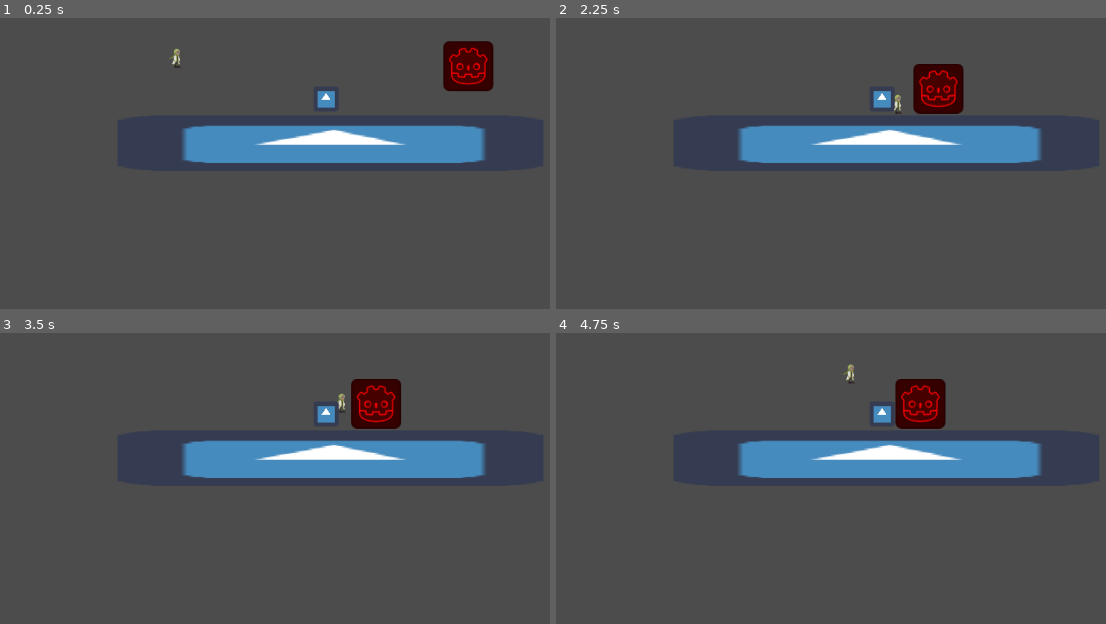
Above: before the commit, frames 1-4 (two rows, left to right).
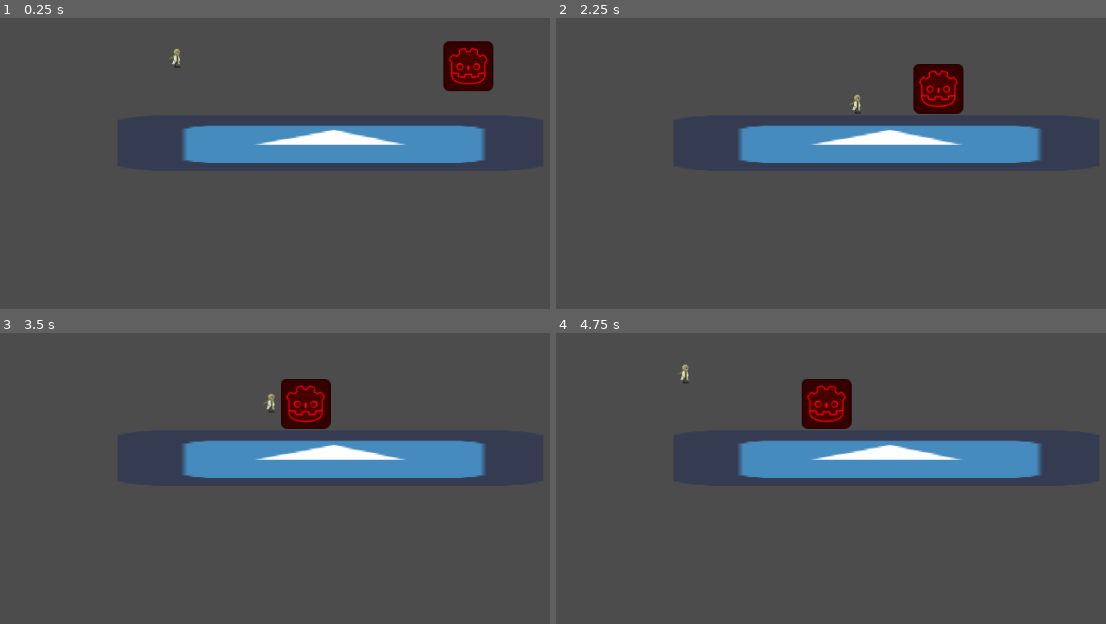
Above: after the commit, the same moments.

Repository: LaurenceTimothyMGarcia/Halloween-Game-Jam-2021
Game: Godot game, scene res://Assets/Scenes/PlayerTester.tscn
Two runs of this game, one before a commit and one after it. Both use one fixed random seed, a clock stepped at 60 frames per second and the inputs below. The project has no main scene, so this scene is started directly. The engine's default icon, where the game draws it, is replaced by a stand-in: a white triangle on a blue panel in a dark square.
Inputs (mouse positions are in pixels of both pictures, inside the frame that each line leads up to):
- Up to frame 1 (0.25 s): no input
- Up to frame 2 (2.25 s): move the mouse to (outside the picture) at 0.52 s; hold D (move_right) 0.53-2.03 s; right-click (outside the picture) at 0.6 s; click (outside the picture) at 0.67 s; tap Space (jump) at 0.77, 1.52 s; move the mouse to (781, 192) at 1.27 s; right-click (781, 192) at 1.35 s; click (781, 192) at 1.42 s; move the mouse to (1018, 67) at 2.02 s; hold A (move_left) from 2.03 s (still down); right-click (1018, 67) at 2.1 s; click (1018, 67) at 2.17 s
- Up to frame 3 (3.5 s): move the mouse to (346, 577) at 2.77 s; release A (move_left) at 2.78 s; hold D (move_right) from 2.78 s (still down); right-click (346, 577) at 2.85 s; click (346, 577) at 2.92 s; tap Space (jump) at 3.02 s
- Up to frame 4 (4.75 s): move the mouse to (outside the picture) at 3.52 s; right-click (outside the picture) at 3.6 s; click (outside the picture) at 3.67 s; tap Space (jump) at 3.77, 4.52 s; move the mouse to (699, 414) at 4.27 s; release D (move_right) at 4.28 s; hold A (move_left) from 4.28 s (still down); right-click (699, 414) at 4.35 s; click (699, 414) at 4.42 s

The runs differ from the first frame. In frame 1, 0.2% of the frame differs, in the area x 57-61%, y 25-31%; in frame 2, 0.3%; in frame 3, 3.3%; in frame 4, 3.4%, in the area x 22-71%, y 10-33%.
Error before the commit: Invalid get index 'position' (on base: 'null instance'). (res://Assets/Scenes/Player.gd:30)

Commit message:
Revert "Merge branch 'Miguel' into Larry"
This reverts commit 7c6c5a7a1503fbde2f510365521542ddc8749be4, reversing
changes made to c0e2ad7b9f8ac3458e875e08a4f06ee9030c952e.

Diff:
--- a/Assets/Scenes/BoxTester.gd
+++ /dev/null
@@ -1,24 +0,0 @@
-extends Node2D
-
-
-# Declare member variables here. Examples:
-# var a = 2
-# var b = "text"
-
-
-# Called when the node enters the scene tree for the first time.
-func _ready():
-	pass # Replace with function body.
-
-
-# Called every frame. 'delta' is the elapsed time since the previous frame.
-#func _process(delta):
-#	pass
-
-
-func _on_Button_pressed():
-	$"The Box".getPickedUp($grabPoint, 0)
-
-
-func _on_Button2_pressed():
-	$"The Box".getThrown()
--- a/Assets/Scenes/BoxTester.tscn
+++ /dev/null
@@ -1,56 +0,0 @@
-[gd_scene load_steps=5 format=2]
-
-[ext_resource path="res://Assets/Scenes/TheBox.tscn" type="PackedScene" id=1]
-[ext_resource path="res://Assets/Sprites/icon.png" type="Texture" id=2]
-[ext_resource path="res://Assets/Scenes/BoxTester.gd" type="Script" id=3]
-
-[sub_resource type="RectangleShape2D" id=1]
-extents = Vector2( 271.75, 37.2667 )
-
-[node name="Node2D" type="Node2D"]
-script = ExtResource( 3 )
-
-[node name="The Box" parent="." instance=ExtResource( 1 )]
-position = Vector2( 512.421, 185.79 )
-
-[node name="Floor" type="RigidBody2D" parent="." groups=[
-"platforms",
-]]
-position = Vector2( 22.4747, -28.4678 )
-mode = 1
-gravity_scale = 0.0
-
-[node name="CollisionShape2D" type="CollisionShape2D" parent="Floor"]
-position = Vector2( 443, 265 )
-shape = SubResource( 1 )
-
-[node name="Sprite" type="Sprite" parent="Floor"]
-position = Vector2( 443.5, 265.5 )
-scale = Vector2( 8.51562, 1.10938 )
-texture = ExtResource( 2 )
-
-[node name="grabPoint" type="Node2D" parent="."]
-position = Vector2( 295.167, 133.349 )
-
-[node name="Button" type="Button" parent="."]
-margin_left = 70.4204
-margin_top = 20.9763
-margin_right = 241.42
-margin_bottom = 40.9763
-text = "grab box"
-__meta__ = {
-"_edit_use_anchors_": false
-}
-
-[node name="Button2" type="Button" parent="."]
-margin_left = 368.584
-margin_top = 20.9763
-margin_right = 539.584
-margin_bottom = 40.9763
-text = "yeet box"
-__meta__ = {
-"_edit_use_anchors_": false
-}
-
-[connection signal="pressed" from="Button" to="." method="_on_Button_pressed"]
-[connection signal="pressed" from="Button2" to="." method="_on_Button2_pressed"]
--- a/Assets/Scenes/Enemy.tscn
+++ b/Assets/Scenes/Enemy.tscn
@@ -13,8 +13,6 @@
 extents = Vector2( 25.9279, 10 )
 
 [node name="Enemy" type="KinematicBody2D"]
-collision_layer = 2
-collision_mask = 5
 script = ExtResource( 2 )
 
 [node name="Hitbox" type="CollisionShape2D" parent="."]
--- a/Assets/Scenes/Player.gd
+++ b/Assets/Scenes/Player.gd
@@ -8,17 +8,7 @@
 export var fallMultiplier = 2
 export var lowJumpMultiplier = 4
 
-enum boxState {platform, carried, thrown}
-
 var _jumpReady
-
-var _facingRight
-var _grabPointSwapDistance
-
-var theBox
-
-signal facing_left
-signal facing_right
 
 var velocity = Vector2()
 
@@ -26,14 +16,11 @@
 # Called when the node enters the scene tree for the first time.
 func _ready():
 	_jumpReady = true
-	_facingRight = true
-	_grabPointSwapDistance = $GrabPoint.position.x
 
 
 # Called every frame. 'delta' is the elapsed time since the previous frame.
 func _physics_process(delta):
 	_movementHandler(delta)
-	_theBoxHandler()
 
 func _movementHandler(var delta):
 	velocity.x = 0
@@ -41,12 +28,6 @@
 		velocity.x -= 1
 	if Input.is_action_pressed("move_right"):
 		velocity.x += 1
-
-	if velocity.x > 0:
-		lookRight()
-	elif velocity.x < 0:
-		lookLeft()
-
 	if Input.is_action_just_pressed("jump") and _jumpReady:
 		_jumpReady = false
 		velocity.y = -jumpVel
@@ -62,41 +43,7 @@
 
 	velocity = move_and_slide(velocity)
 
-func lookLeft():
-	if _facingRight:
-		_facingRight = false
-		$GrabPoint.position.x = -_grabPointSwapDistance
-		$GrabZone.scale *= -1
-		emit_signal("facing_left")
-
-func lookRight():
-	if !_facingRight:
-		_facingRight = true
-		$GrabPoint.position.x = _grabPointSwapDistance
-		$GrabZone.scale *= -1
-		emit_signal("facing_right")
 
 func _on_GroundedChecker_body_entered(body):
 	if body.is_in_group("platforms"):
 		_jumpReady = true
-
-
-func _theBoxHandler():
-	if Input.is_action_just_pressed("grab") and theBox != null:
-		if theBox.currentState == boxState.platform:
-			theBox.call("getPickedUp", $GrabPoint, _grabPointSwapDistance)
-			connect("facing_left", theBox, "_on_Player_facing_left")
-			connect("facing_right", theBox, "_on_Player_facing_right")
-			theBox.facingRight = _facingRight
-		elif theBox.currentState == boxState.carried:
-			disconnect("facing_left", theBox, "_on_Player_facing_left")
-			disconnect("facing_right", theBox, "_on_Player_facing_right")
-			theBox.call("getThrown")
-
-func _on_GrabZone_body_entered(body):
-	if body.is_in_group("thebox"):
-		theBox = body
-
-func _on_GrabZone_body_exited(body):
-	if body.is_in_group("thebox"):
-		theBox = null
--- a/Assets/Scenes/PlayerTester.tscn
+++ b/Assets/Scenes/PlayerTester.tscn
@@ -1,9 +1,8 @@
-[gd_scene load_steps=6 format=2]
+[gd_scene load_steps=5 format=2]
 
 [ext_resource path="res://Assets/Scenes/Player.tscn" type="PackedScene" id=1]
 [ext_resource path="res://Assets/Sprites/icon.png" type="Texture" id=2]
 [ext_resource path="res://Assets/Scenes/Enemy.tscn" type="PackedScene" id=3]
-[ext_resource path="res://Assets/Scenes/TheBox.tscn" type="PackedScene" id=4]
 
 [sub_resource type="RectangleShape2D" id=1]
 extents = Vector2( 271.75, 37.2667 )
@@ -12,13 +11,15 @@
 
 [node name="Player" parent="." instance=ExtResource( 1 )]
 position = Vector2( 248, 120 )
-collision_mask = 13
+collision_mask = 6
 
-[node name="Floor" type="StaticBody2D" parent="." groups=[
+[node name="Floor" type="RigidBody2D" parent="." groups=[
 "platforms",
 ]]
 collision_layer = 4
 collision_mask = 0
+mode = 1
+gravity_scale = 0.0
 
 [node name="CollisionShape2D" type="CollisionShape2D" parent="Floor"]
 position = Vector2( 443, 265 )
@@ -31,9 +32,5 @@
 
 [node name="Enemy" parent="." instance=ExtResource( 3 )]
 position = Vector2( 644.906, 146.835 )
-collision_mask = 13
-
-[node name="The Box" parent="." instance=ExtResource( 4 )]
-position = Vector2( 437.75, 208.733 )
-collision_layer = 8
-mass = 1000.0
+collision_layer = 2
+collision_mask = 5
--- a/Assets/Scenes/TheBox.gd
+++ /dev/null
@@ -1,82 +0,0 @@
-extends RigidBody2D
-
-
-# Declare member variables here.
-export var latchSpeed = 2000
-
-enum boxState {platform, carried, thrown}
-var currentState
-
-var targetPos
-var _moveDir
-
-var swapSideDist
-
-var facingRight
-
-signal box_grabbed
-signal box_thrown
-
-# Called when the node enters the scene tree for the first time.
-func _ready():
-	currentState = boxState.platform
-	_moveDir = Vector2()
-
-
-# Called every frame. 'delta' is the elapsed time since the previous frame.
-func _physics_process(delta):
-	movementHandler(delta)
-
-func _enterCarriedMode():
-	if currentState == boxState.platform:
-		currentState = boxState.carried
-		call_deferred("set_mode",MODE_KINEMATIC)
-		remove_from_group("platforms")
-		# $Hitbox.disabled = true
-
-func _enterThrownMode():
-	if currentState == boxState.carried:
-		currentState = boxState.thrown
-		call_deferred("set_mode",MODE_CHARACTER)
-		# $Hitbox.disabled = false
-		if facingRight:
-			linear_velocity = Vector2(400,-20)
-		else:
-			linear_velocity = Vector2(-400,-20)
-
-func _enterPlatformMode():
-	if currentState == boxState.thrown:
-		currentState = boxState.platform
-		call_deferred("set_mode",MODE_STATIC)
-		add_to_group("platforms")
-
-# this is the function that player can call in order to pick up the box
-func getPickedUp(var grabPoint, var grabPointDist):
-	if currentState == boxState.platform:
-		emit_signal("box_grabbed")
-		targetPos = grabPoint
-		swapSideDist = grabPointDist
-		_enterCarriedMode()
-
-func getThrown():
-	if currentState == boxState.carried:
-		emit_signal("box_thrown")
-		_enterThrownMode()
-
-func _on_GroundedChecker_body_entered(body):
-	if currentState == boxState.thrown and body.is_in_group("platforms"):
-		_enterPlatformMode()
-
-func movementHandler(delta):
-	if currentState == boxState.carried:
-		position = position.move_toward(targetPos.get_global_position(), latchSpeed * delta)
-
-func _on_Player_facing_left():
-	if currentState == boxState.carried:
-		position.x -= 2 * swapSideDist
-		facingRight = false
-
-func _on_Player_facing_right():
-	if currentState == boxState.carried:
-		position.x += 2 * swapSideDist
-		facingRight = true
--- a/Assets/Scenes/TheBox.tscn
+++ /dev/null
@@ -1,38 +0,0 @@
-[gd_scene load_steps=5 format=2]
-
-[ext_resource path="res://Assets/Sprites/icon.png" type="Texture" id=1]
-[ext_resource path="res://Assets/Scenes/TheBox.gd" type="Script" id=2]
-
-[sub_resource type="RectangleShape2D" id=1]
-
-[sub_resource type="CapsuleShape2D" id=2]
-radius = 2.0
-height = 15.0
-
-[node name="The Box" type="RigidBody2D" groups=[
-"platforms",
-"thebox",
-]]
-collision_layer = 12
-collision_mask = 0
-mode = 1
-gravity_scale = 5.0
-script = ExtResource( 2 )
-
-[node name="Hitbox" type="CollisionShape2D" parent="."]
-shape = SubResource( 1 )
-
-[node name="Sprite" type="Sprite" parent="."]
-scale = Vector2( 0.5, 0.5 )
-texture = ExtResource( 1 )
-
-[node name="GroundedChecker" type="Area2D" parent="."]
-collision_layer = 8
-collision_mask = 4
-
-[node name="GroundCheck Area" type="CollisionShape2D" parent="GroundedChecker"]
-position = Vector2( 0, 14.457 )
-rotation = 1.5708
-shape = SubResource( 2 )
-
-[connection signal="body_entered" from="GroundedChecker" to="." method="_on_GroundedChecker_body_entered"]
--- a/project.godot
+++ b/project.godot
@@ -30,11 +30,6 @@
 "events": [ Object(InputEventKey,"resource_local_to_scene":false,"resource_name":"","device":0,"alt":false,"shift":false,"control":false,"meta":false,"command":false,"pressed":false,"scancode":32,"unicode":0,"echo":false,"script":null)
  ]
 }
-grab={
-"deadzone": 0.5,
-"events": [ Object(InputEventMouseButton,"resource_local_to_scene":false,"resource_name":"","device":0,"alt":false,"shift":false,"control":false,"meta":false,"command":false,"button_mask":0,"position":Vector2( 0, 0 ),"global_position":Vector2( 0, 0 ),"factor":1.0,"button_index":2,"pressed":false,"doubleclick":false,"script":null)
- ]
-}
 
 [layer_names]
 
